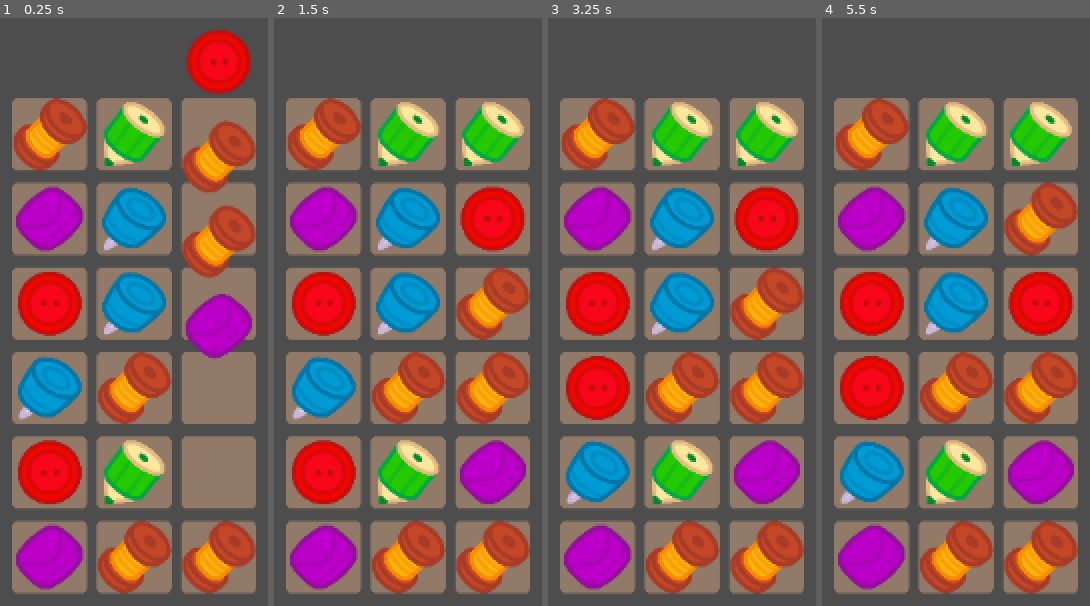
Above: before the commit, frames 1-4 (left to right).
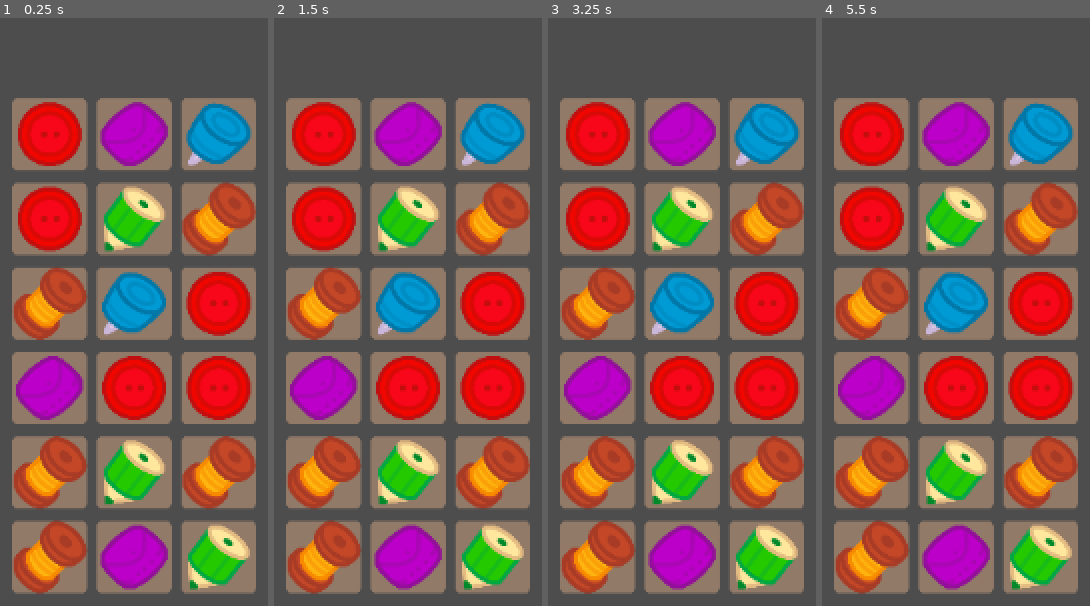
Above: after the commit, the same moments.

Repository: vyacheslavhere/godotm3
Game: Godot game, scene res://scenes/m3.tscn
Two runs of this game, one before a commit and one after it. Both use one fixed random seed, a clock stepped at 60 frames per second and the inputs below.
Inputs (mouse positions are in pixels of both pictures, inside the frame that each line leads up to):
- Up to frame 1 (0.25 s): no input
- Up to frame 2 (1.5 s): move the mouse to (outside the picture) at 0.52 s; click (outside the picture) at 0.67 s; tap Enter at 1.25 s; move the mouse to (outside the picture) at 1.27 s; click (outside the picture) at 1.42 s
- Up to frame 3 (3.25 s): tap Space at 2 s; move the mouse to (outside the picture) at 2.02 s; click (outside the picture) at 2.17 s; tap Enter at 2.75 s; move the mouse to (623, 417) at 2.77 s; click (623, 417) at 2.92 s
- Up to frame 4 (5.5 s): tap Space at 3.5, 5 s; move the mouse to (outside the picture) at 3.52 s; click (outside the picture) at 3.67 s; tap Enter at 4.25 s; move the mouse to (outside the picture) at 4.27 s; click (outside the picture) at 4.42 s; move the mouse to (1057, 235) at 5.02 s; click (1057, 235) at 5.17 s

The runs differ from the first frame. In frame 1, 40% of the frame differs, in the area x 5-96%, y 2-98%; in frame 2, 36%; in frame 3, 36%; in frame 4, 31%.

Commit message:
added swap validation, fixed wrong use of is_pending in creating match with find_match.

Diff:
--- a/scripts/board.gd
+++ b/scripts/board.gd
@@ -9,28 +9,27 @@
 	"tiles": [
 		{ "x": 2, "y": 5, "chip": { "kind": "random", "options": {} }, "is_generator": false },
 		{ "x": 1, "y": 5, "chip": { "kind": "random", "options": {} }, "is_generator": false },
-		{ "x": 0, "y": 5, "chip": { "kind": "random", "options": {} }, "is_generator": false },
+		{ "x": 0, "y": 5, "chip": { "kind": "yellow_chip", "options": {} }, "is_generator": false },
 		{ "x": 2, "y": 4, "chip": { "kind": "random", "options": {} }, "is_generator": false },
 		{ "x": 1, "y": 4, "chip": { "kind": "random", "options": {} }, "is_generator": false },
-		{ "x": 0, "y": 4, "chip": { "kind": "random", "options": {} }, "is_generator": false },
-		{ "x": 2, "y": 3, "chip": { "kind": "random", "options": {} }, "is_generator": false },
-		{ "x": 1, "y": 3, "chip": { "kind": "random", "options": {} }, "is_generator": false },
-		{ "x": 0, "y": 3, "chip": { "kind": "random", "options": {} }, "is_generator": false },
+		{ "x": 0, "y": 4, "chip": { "kind": "yellow_chip", "options": {} }, "is_generator": false },
+		{ "x": 2, "y": 3, "chip": { "kind": "red_chip", "options": {} }, "is_generator": false },
+		{ "x": 1, "y": 3, "chip": { "kind": "red_chip", "options": {} }, "is_generator": false },
+		{ "x": 0, "y": 3, "chip": { "kind": "purple_chip", "options": {} }, "is_generator": false },
 		{ "x": 2, "y": 2, "chip": { "kind": "random", "options": {} }, "is_generator": false },
 		{ "x": 1, "y": 2, "chip": { "kind": "random", "options": {} }, "is_generator": false },
-		{ "x": 0, "y": 2, "chip": { "kind": "random", "options": {} }, "is_generator": false },
+		{ "x": 0, "y": 2, "chip": { "kind": "yellow_chip", "options": {} }, "is_generator": false },
 		{ "x": 2, "y": 1, "chip": { "kind": "random", "options": {} }, "is_generator": false },
 		{ "x": 1, "y": 1, "chip": { "kind": "random", "options": {} }, "is_generator": false },
-		{ "x": 0, "y": 1, "chip": { "kind": "random", "options": {} }, "is_generator": false },
+		{ "x": 0, "y": 1, "chip": { "kind": "red_chip", "options": {} }, "is_generator": false },
 		{ "x": 2, "y": 0, "chip": { "kind": "random", "options": {} }, "is_generator": true },
 		{ "x": 1, "y": 0, "chip": { "kind": "random", "options": {} }, "is_generator": true },
-		{ "x": 0, "y": 0, "chip": { "kind": "random", "options": {} }, "is_generator": true },
+		{ "x": 0, "y": 0, "chip": { "kind": "red_chip", "options": {} }, "is_generator": true },
 	]
 }
 # prefabs
 @export var prefabs: Dictionary
-# defines, is board input
-# is enabled
+# defines, is board ticking
 @export var is_freezed: bool
 # tiles array, contains tiles
 # displayed in a scene
@@ -107,7 +106,9 @@
 				)
 				tile.chip = chip
 			else:
-				var chip = prefabs[chip_data["kind"]] as Chip
+				var chip = self.instantiate_prefab(
+					chip_data["kind"]
+				) as Chip
 				chip.position = to_point(
 					tile_data['x'],
 					tile_data['y']
@@ -152,65 +153,6 @@
 				return false
 	return true
 
-# swaps two chips
-func swap_chips(a: Chip, b: Chip):
-	# setting busy
-	a.is_busy = true
-	b.is_busy = true
-
-	# tiles
-	var tile_a = a.tile
-	var tile_b = b.tile
-
-	# swapping
-	a.tile = tile_b
-	b.tile = tile_a
-	tile_a.chip = b
-	tile_b.chip = a
-
-	# visual swapping
-	var tween_a = create_tween()
-	tween_a.set_ease(Tween.EASE_IN_OUT)
-	tween_a.set_trans(Tween.TRANS_QUAD)
-	tween_a.tween_property(a, "position", b.position, swap_tween_duration)
-	tween_a.tween_callback(
-		func():
-			a.is_busy = false
-			self.enqueue_match(a.find_match(false))
-	)
-
-	var tween_b = create_tween()
-	tween_b.set_ease(Tween.EASE_IN_OUT)
-	tween_b.set_trans(Tween.TRANS_QUAD)
-	tween_b.tween_property(b, "position", a.position, swap_tween_duration)
-	tween_b.tween_callback(
-		func():
-			b.is_busy = false
-			self.enqueue_match(b.find_match(false))
-	)
-
-# fakely swaps two chips
-func fake_swap_chips(a: Chip, b: Chip):
-	# setting busy
-	a.is_busy = true
-	b.is_busy = true
-
-	# visual fake swapping
-	var tween = create_tween()
-	tween.set_ease(Tween.EASE_IN_OUT)
-	tween.set_trans(Tween.TRANS_QUAD)
-	tween.tween_property(a, "position", b.position, swap_tween_duration)
-	tween.tween_property(a, "position", a.position, swap_tween_duration)
-	tween.tween_property(b, "position", a.position, swap_tween_duration)
-	tween.tween_property(b, "position", b.position, swap_tween_duration)
-
-	# callback
-	tween.tween_callback(
-		func():
-			a.is_busy = false
-			b.is_busy = false
-	)
-
 # checks match is possible
 func check_match(m: Dictionary) -> bool:
 	if m["source"].chip != null:
@@ -263,8 +205,9 @@
 
 # ticks
 func tick():
-	# waiting for board stability
+	# waiting for board stability and board unfreezing
 	if not is_stable(): return
+	if is_freezed: return
 	# ticking gravity
 	for tile in self.tiles:
 		tile.tick()
@@ -303,6 +246,57 @@
 	if target != null:
 		matches.append(target)
 
+# input
+func input(a: Chip, b: Chip):
+	# setting busy
+	a.is_busy = true
+	b.is_busy = true
+
+	# tiles
+	var tile_a = a.tile
+	var tile_b = b.tile
+
+	# swapping
+	a.tile = tile_b
+	b.tile = tile_a
+	tile_a.chip = b
+	tile_b.chip = a
+
+	# checking matches
+	var match_a = a.find_match(false)
+	var match_b = b.find_match(false)
+
+	# checking at least one match created
+	if match_a != null or match_b != null:
+		# visual swapping
+		var tween_a = create_tween()
+		tween_a.set_ease(Tween.EASE_IN_OUT)
+		tween_a.set_trans(Tween.TRANS_QUAD)
+		tween_a.tween_property(a, "position", b.position, swap_tween_duration)
+		tween_a.tween_callback(
+			func():
+				a.is_busy = false
+				self.enqueue_match(match_a)
+		)
+
+		var tween_b = create_tween()
+		tween_b.set_ease(Tween.EASE_IN_OUT)
+		tween_b.set_trans(Tween.TRANS_QUAD)
+		tween_b.tween_property(b, "position", a.position, swap_tween_duration)
+		tween_b.tween_callback(
+			func():
+				b.is_busy = false
+				self.enqueue_match(match_b)
+		)
+	# if not, returning old positions back
+	else:
+		a.tile = tile_a
+		b.tile = tile_b
+		tile_a.chip = a
+		tile_b.chip = b
+		a.is_busy = false
+		b.is_busy = false
+
 # tile position to world point
 func to_point(x: int, y: int) -> Vector2:
 	return self.position + Vector2(
--- a/scripts/chip.gd
+++ b/scripts/chip.gd
@@ -92,7 +92,7 @@
 			tween.tween_callback(
 				func():
 					self.is_busy = false
-					board.enqueue_match(find_match(false))
+					board.enqueue_match(find_match(true))
 			)
 
 		elif can_fall_left_diag():
@@ -119,7 +119,7 @@
 			tween.tween_callback(
 				func():
 					self.is_busy = false
-					board.enqueue_match(find_match(false))
+					board.enqueue_match(find_match(true))
 			)
 
 		elif can_fall_right_diag():
@@ -146,7 +146,7 @@
 			tween.tween_callback(
 				func():
 					self.is_busy = false
-					board.enqueue_match(find_match(false))
+					board.enqueue_match(find_match(true))
 			)
 
 # find horizontal matchables
--- a/scripts/input.gd
+++ b/scripts/input.gd
@@ -5,13 +5,9 @@
 # selected tile
 @export var selected: Tile;
 # match3 board
-@export var board: Board;
+@onready var board: Board = get_node("/root/M3/Board") as Board;
 # last mouse position
 @export var last_mouse_position: Vector2
-
-# initialization
-func _ready():
-	self.board = get_node("/root/M3/Board") as Board
 
 # input
 func _input(event: InputEvent) -> void:
@@ -69,7 +65,7 @@
 				)
 				if tile != null:
 					if tile.chip != null:
-						board.swap_chips(
+						board.input(
 							self.selected.chip,
 							tile.chip
 						)
@@ -81,7 +77,7 @@
 				)
 				if tile != null:
 					if tile.chip != null:
-						board.swap_chips(
+						board.input(
 							self.selected.chip,
 							tile.chip
 						)
@@ -95,7 +91,7 @@
 				)
 				if tile != null:
 					if tile.chip != null:
-						board.swap_chips(
+						board.input(
 							self.selected.chip,
 							tile.chip
 						)
@@ -107,7 +103,7 @@
 				)
 				if tile != null:
 					if tile.chip != null:
-						board.swap_chips(
+						board.input(
 							self.selected.chip,
 							tile.chip
 						)
--- a/scripts/random.gd
+++ b/scripts/random.gd
@@ -9,8 +9,8 @@
 @export var randomization_groups: Dictionary = {}
 
 # setting up seed
-func init_with_seed(seed: int) -> void:
-	seeded_randomizer.seed = seed
+func _ready() -> void:
+	seeded_randomizer.seed = -620291218619724930
 
 # getting random range
 func range(a: int, b: int) -> int:
